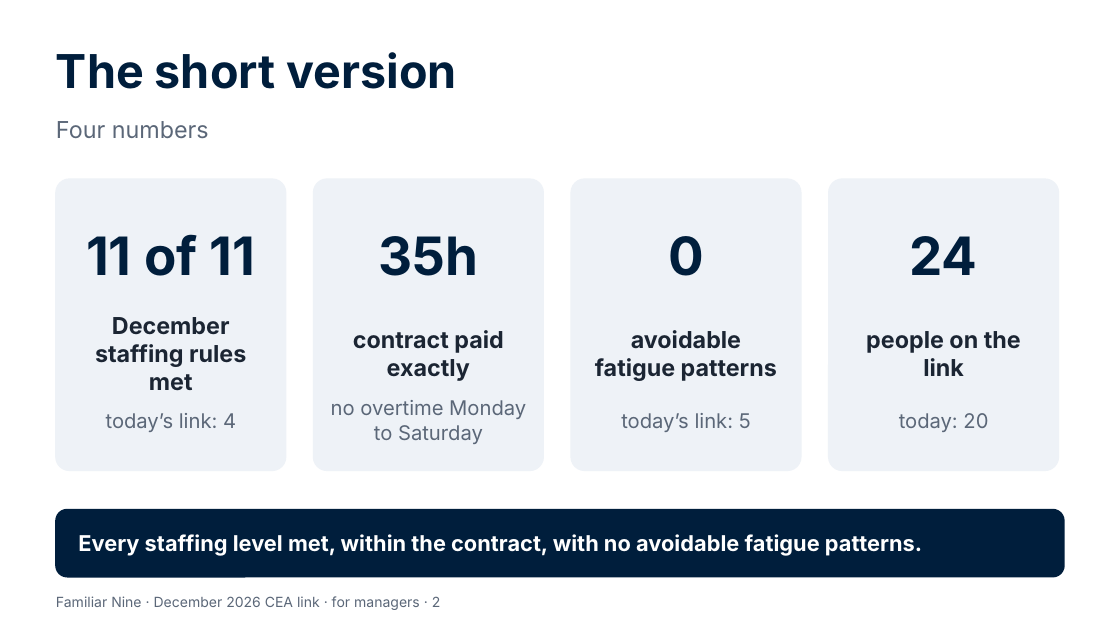
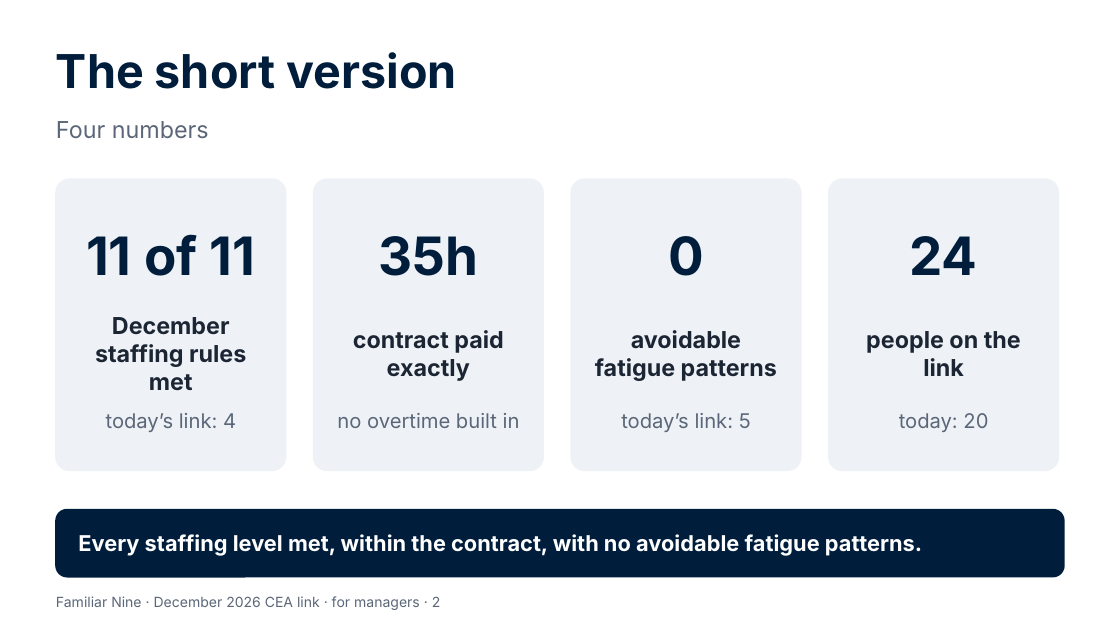
Before and after one commit to Garethdavidmiller/roster-app, a slide deck: slide 2 of docs/proposals/presentations/Familiar-Nine-for-managers.pptx. Drawn at 1120x630 pixels with LibreOffice and Linux fonts; fonts in the diff are those of the drawing. Boxes give left, top, right and bottom in pixels: in the first picture for what was removed or moved away, otherwise in the second. Text is boxed around its words. In the diff, an @@ line names an element or a change of style, - is before the commit and + after.

```diff
--- a/docs/proposals/presentations/Familiar-Nine-for-managers.pptx
+++ b/docs/proposals/presentations/Familiar-Nine-for-managers.pptx
@@ text at bbox=[337, 413, 520, 428]: text changed @@
-no overtime Monday to Saturday
+no overtime built in
```
Also in this commit, not shown: 4 other slides changed, 37 other files.
